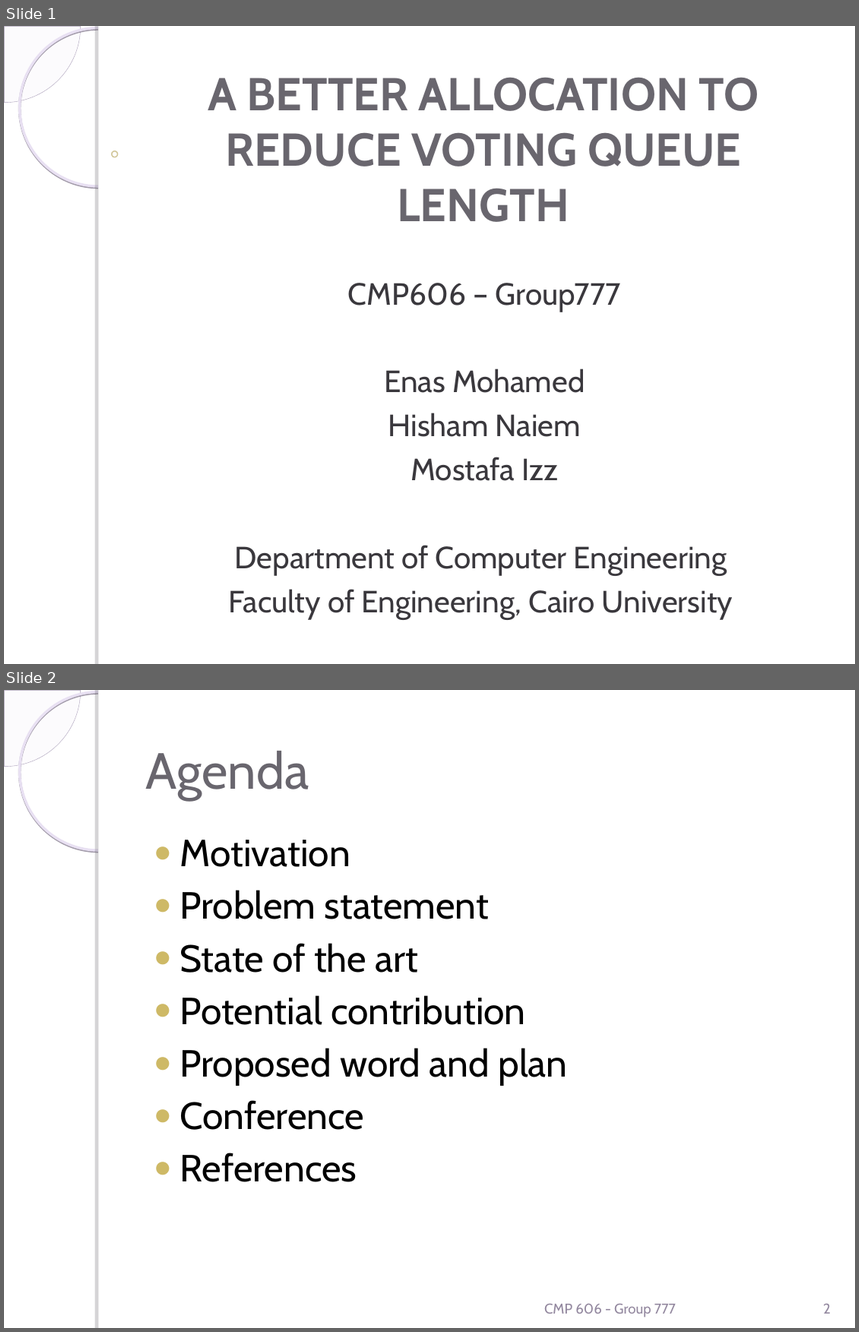
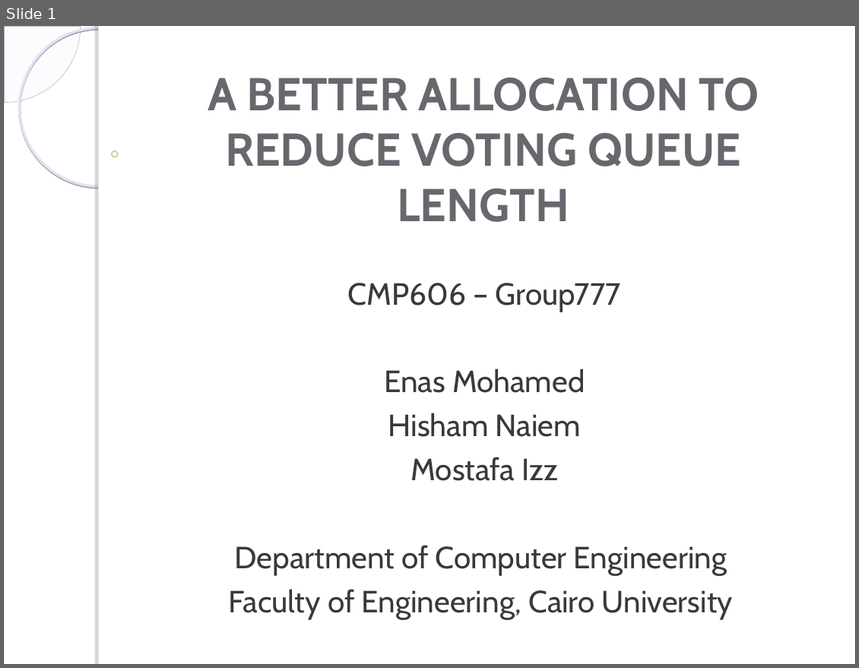
Before and after one commit to heshamnaiem/election-voting-system-modeling-and-simulation, a slide deck: CMP606-Group777-Poster.ppt. Shown one above the other, each under a label of ours: slides 1 and 2 before the commit, slide 1 after it. The pictures are 859x1332 and 859x668 pixels, drawn with LibreOffice and Linux fonts; fonts in the diff are those of the drawing; background and template pictures are left out. Boxes give left, top, right and bottom in pixels: in the first picture for what was removed or moved away, otherwise in the second. Text is boxed around its words. In the diff, an @@ line names an element or a change of style, - is before the commit and + after.

```diff
--- a/CMP606-Group777-Poster.ppt
+++ b/CMP606-Group777-Poster.ppt
@@ slide 2 removed at (4,690,855,1328), background picture (left out); not listed: 4 template elements that a slide beside it also shows @@
@@ title removed at (146,751,310,800) @@
-Agenda
@@ text removed at (180,840,567,1182) @@
-● Motivation
-● Problem statement
-● State of the art
-● Potential contribution
-● Proposed word and plan
-● Conference
-● References
@@ text removed at (544,1304,676,1318) @@
-CMP 606 - Group 777
@@ page number removed at (823,1304,831,1314) @@
-2
```
Also in this commit, not shown: 6 slides changed, 1 slide added, 1 other slide removed.
